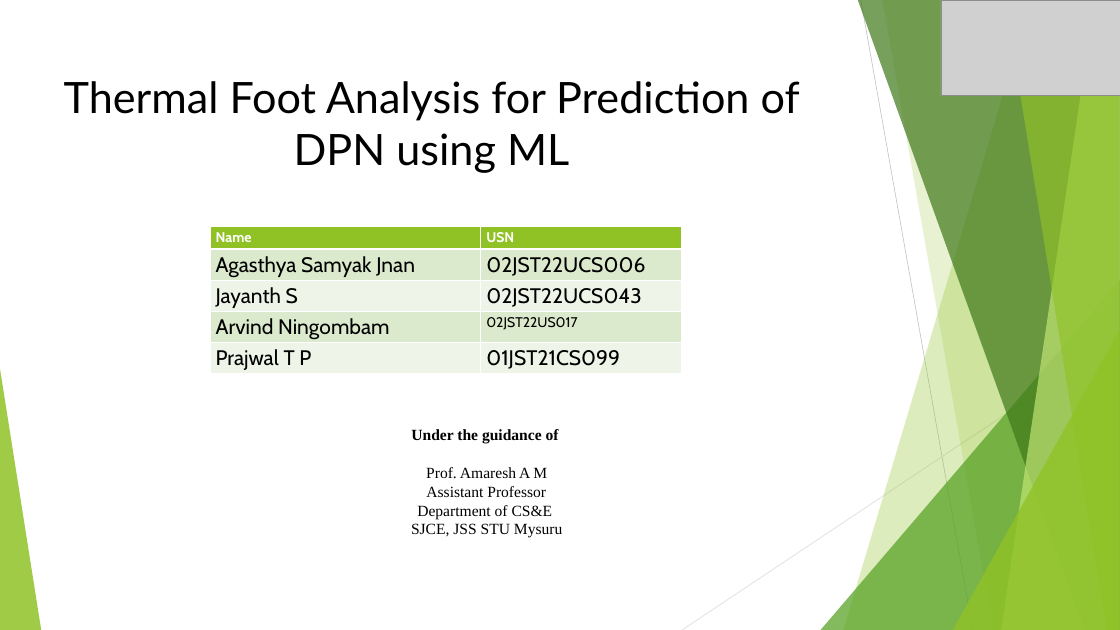
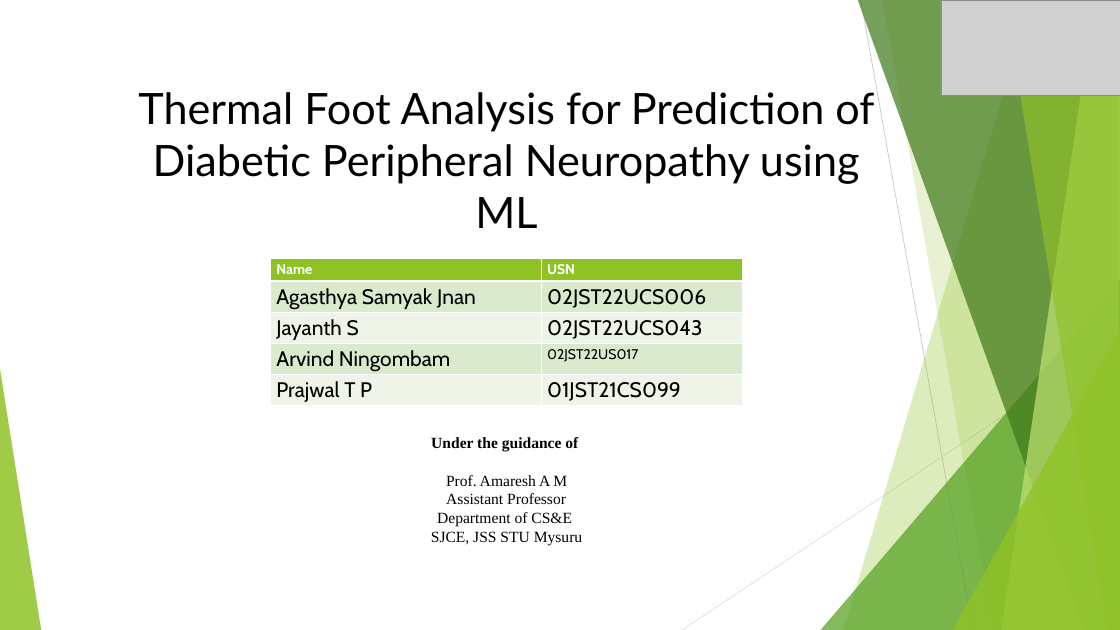
Before and after one commit to Agasthya-Samyak-Jnan/Diabetic-Neuropathy-Risk-ML, a slide deck: slide 1 of Documents/Phase-2 - Stage-2 docs/Project Phase2 Stage2 ppt.pptx. Drawn at 1120x630 pixels with LibreOffice and Linux fonts; fonts in the diff are those of the drawing; grey boxes stand for pictures. Boxes give left, top, right and bottom in pixels: in the first picture for what was removed or moved away, otherwise in the second. Text is boxed around its words. In the diff, an @@ line names an element or a change of style, - is before the commit and + after.

```diff
--- a/Documents/Phase-2 - Stage-2 docs/Project Phase2 Stage2 ppt.pptx
+++ b/Documents/Phase-2 - Stage-2 docs/Project Phase2 Stage2 ppt.pptx
@@ text at (x1=138, y1=92, x2=874, y2=228): text changed @@
-Thermal Foot Analysis for Prediction of DPN using ML
+Thermal Foot Analysis for Prediction of Diabetic Peripheral Neuropathy using ML
@@ table moved from (x1=210, y1=226, x2=681, y2=380) to (x1=271, y1=258, x2=742, y2=412) @@
@@ text "Under the guidance of" moved from (x1=411, y1=429, x2=562, y2=538) to (x1=431, y1=437, x2=582, y2=545) @@
```
Also in this commit, not shown: 1 other slide changed, 2 other files.
